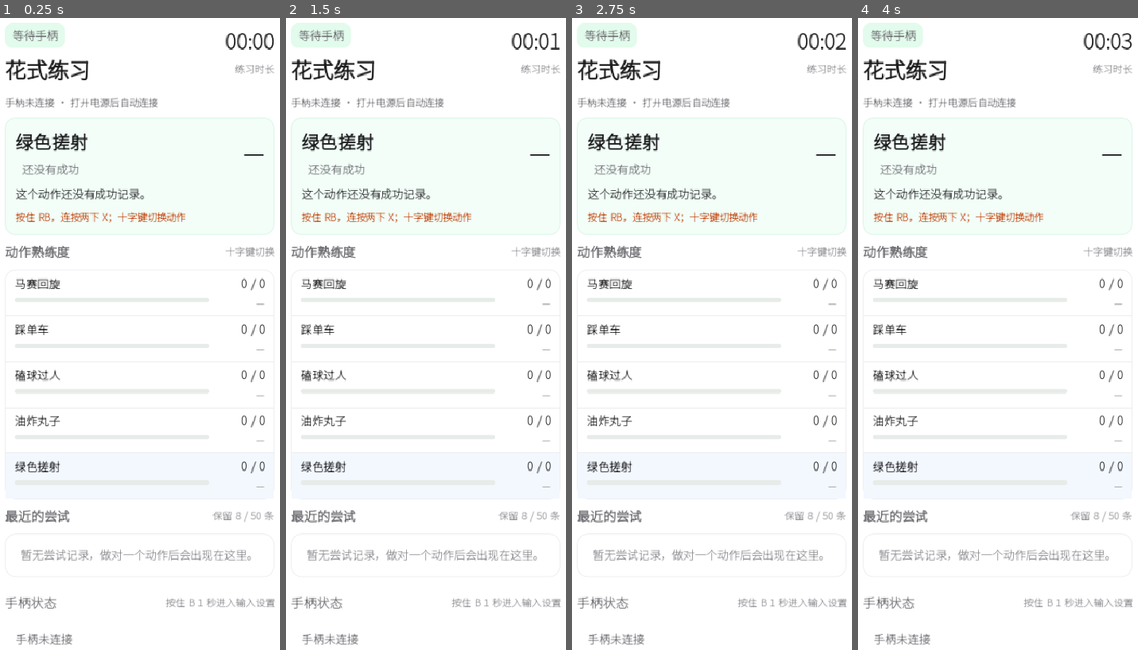
Above: before the commit, frames 1-4 (left to right).
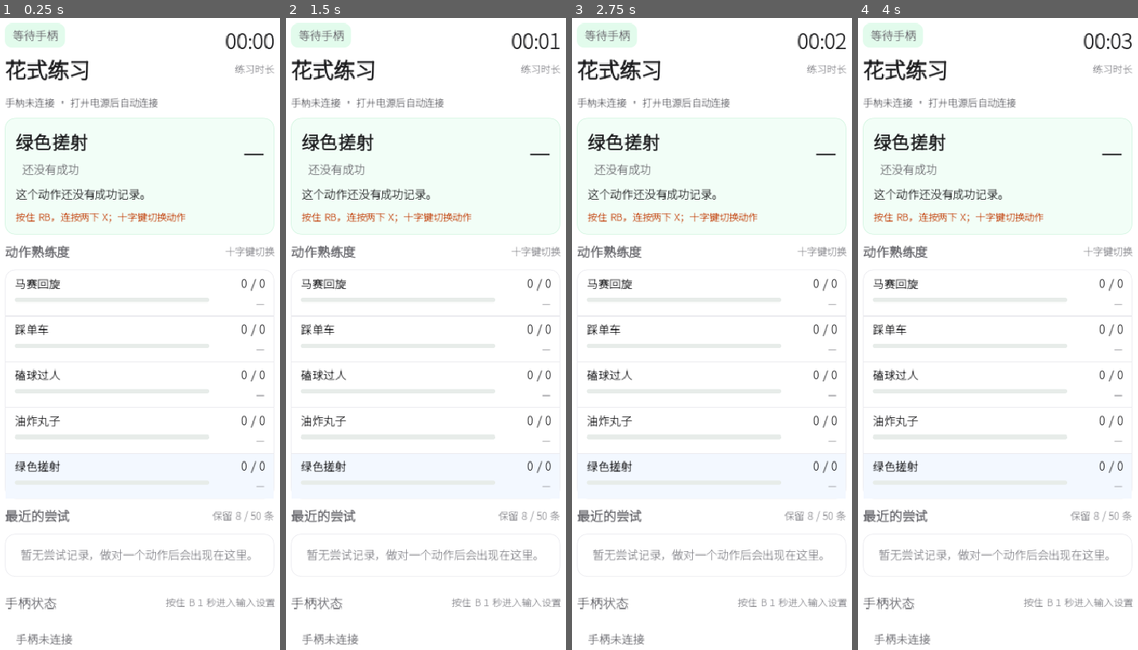
Above: after the commit, the same moments.

Repository: romejiang/fifa-trainer
Game: Godot game, scene res://src/ui/main.tscn
The game is run twice, just before and just after one commit, with the same random seed, the same clock (stepped at 60 frames per second) and the same inputs.
Inputs (mouse positions are in pixels of both pictures, inside the frame that each line leads up to):
- Up to frame 1 (0.25 s): no input
- Up to frame 2 (1.5 s): tap Enter at 0.5 s; move the mouse to (490, 302) at 0.52 s; tap B at 0.6, 1.35 s; click (490, 302) at 0.67 s; tap Space at 1.25 s; move the mouse to (367, 365) at 1.27 s; hold A from 1.28 s (still down)
- Up to frame 3 (2.75 s): tap Enter at 2 s; move the mouse to (740, 194) at 2.02 s; release A at 2.03 s; tap B at 2.1 s
- Up to frame 4 (4 s): tap Space at 2.75 s; move the mouse to (984, 460) at 2.77 s; tap B at 2.85, 3.6 s; click (984, 460) at 2.92 s; tap Enter at 3.5 s; move the mouse to (1084, 428) at 3.52 s; hold A from 3.53 s (still down)

The runs differ from the first frame. In frame 1, 2.2% of the frame differs, in the area x 1-98%, y 2-98%; in frame 2, 2.2%; in frame 3, 2.2%, in the area x 1-99%, y 2-98%; in frame 4, 2.2%.

Commit message:
feat(05): 竖屏锁定 + 全屏铺满（expand / fullscreen / immersive）

Diff:
--- a/mobile/project.godot
+++ b/mobile/project.godot
@@ -16,7 +16,7 @@
 
 [display]
 
-; 横屏固定写出来防漂移（默认已是 0）：手机/平板架在手边时不需要转屏。
+; 锁定竖屏（1 = portrait），不允许横屏。
 window/handheld/orientation=1
 ; 练习时屏幕不能熄；最终承诺在 Phase 7 的反馈闭环里收口。
 window/energy_saving/keep_screen_on=true
@@ -24,6 +24,11 @@
 window/size/viewport_width=393
 window/size/viewport_height=852
 window/stretch/mode="canvas_items"
+; 铺满整块屏幕，不出现上下黑边/滚动；多出来的高度由根 VBox 的 Spacer 吸收。
+window/stretch/aspect="expand"
+window/size/mode=3
+; 安卓沉浸式：隐藏系统栏，真正全屏。
+window/handheld/immersive_mode=true
 
 [gui]
 
